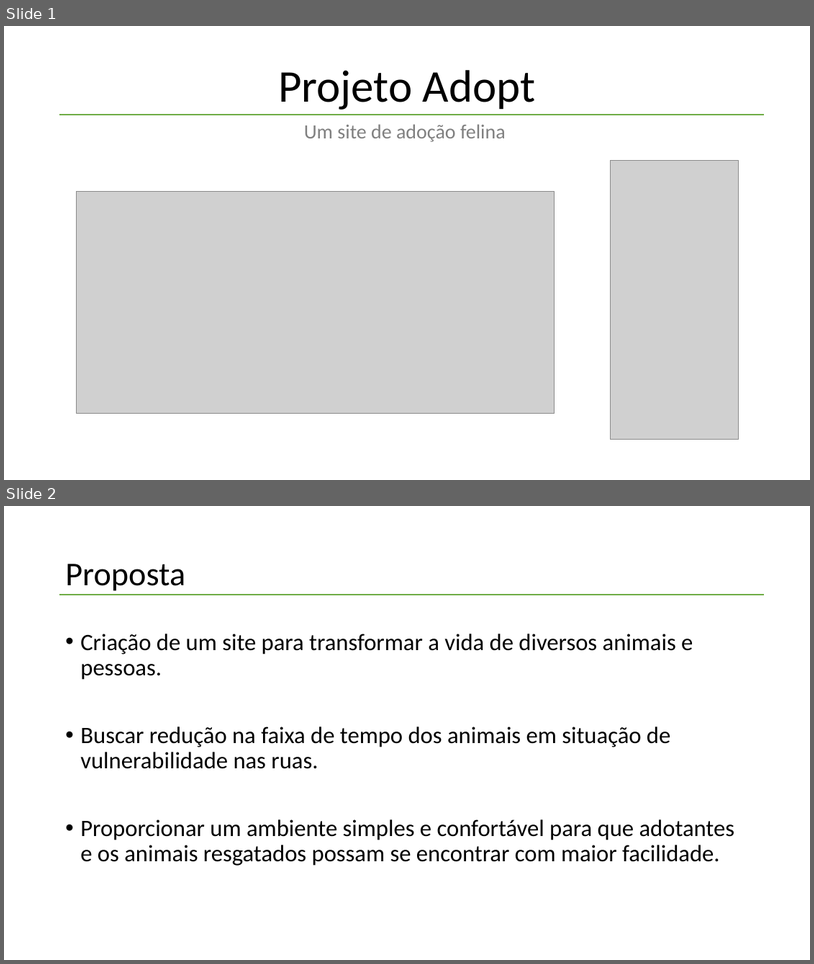
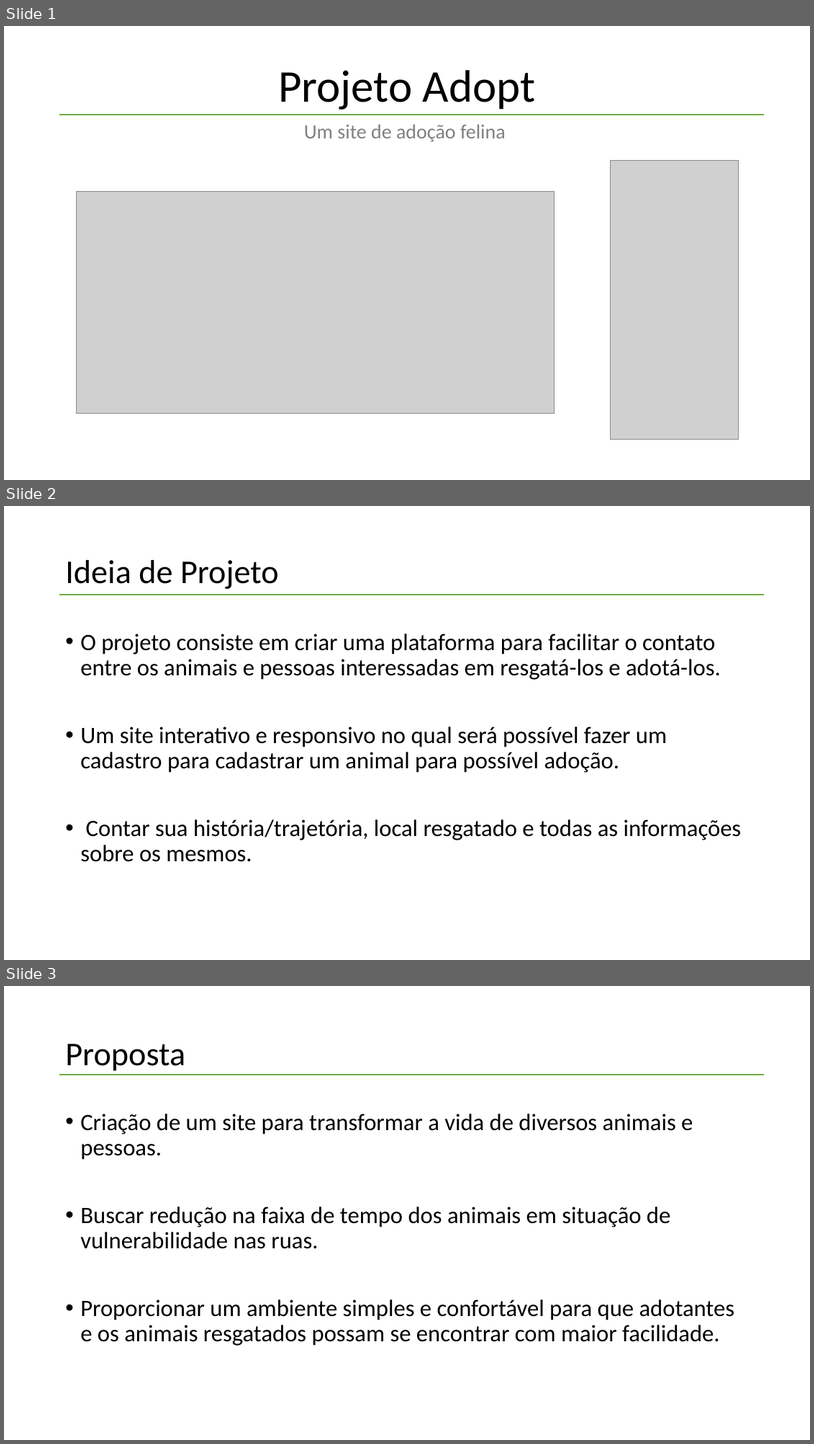
Before and after one commit to Harmew/Adopt, a slide deck: Projeto Adopt.pptx. Shown one above the other, each under a label of ours: slides 1 and 2 before the commit, slides 1, 2 and 3 after it. The pictures are 814x964 and 814x1444 pixels, drawn with LibreOffice and Linux fonts; fonts in the diff are those of the drawing; grey boxes stand for pictures. Boxes give left, top, right and bottom in pixels: in the first picture for what was removed or moved away, otherwise in the second. Text is boxed around its words. In the diff, an @@ line names an element or a change of style, - is before the commit and + after.

```diff
--- a/Projeto Adopt.pptx
+++ b/Projeto Adopt.pptx
@@ slide 2 added at (4, 506, 810, 960), background #FFFFFF @@
@@ title added at (65, 560, 279, 589), 39.6 pt, text #000000 @@
+Ideia de Projeto
@@ line added from (59, 595) to (765, 595), #70AD47 2 pt @@
@@ text added at (80, 633, 742, 862), 28 pt, text #000000 @@
+• O projeto consiste em criar uma plataforma para facilitar o contato entre os animais e pessoas interessadas em resgatá-los e adotá-los.
+• Um site interativo e responsivo no qual será possível fazer um cadastro para cadastrar um animal para possível adoção.
+• Contar sua história/trajetória, local resgatado e todas as informações sobre os mesmos.
@@ what was slide 2 is now slide 3 @@
```
Also in this commit, not shown: 1 other slide added.
